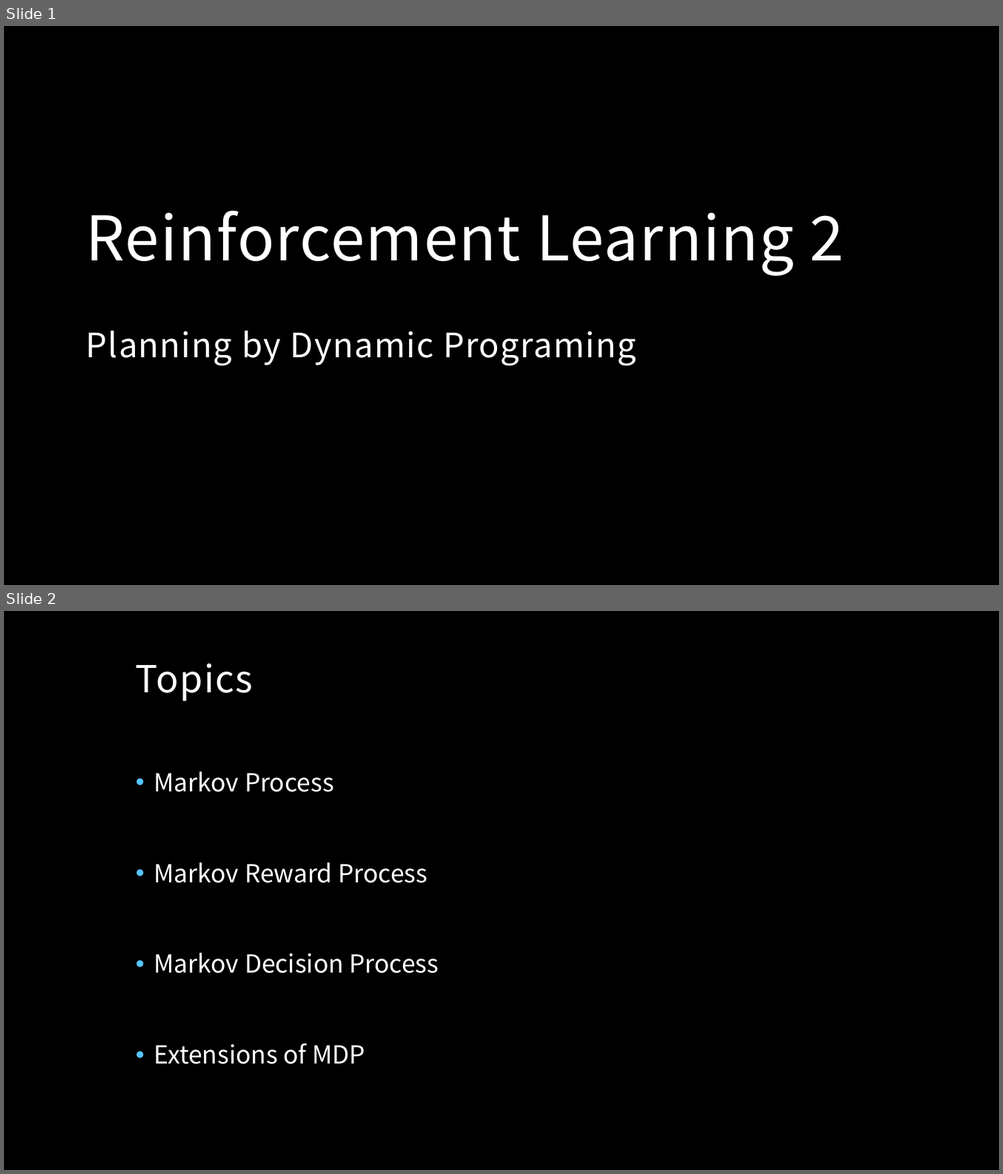
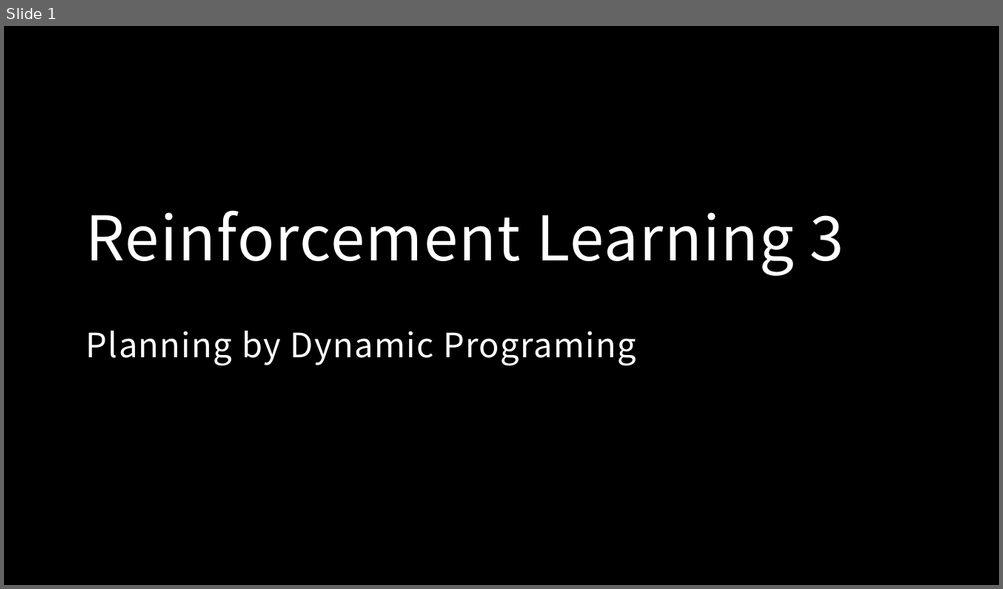
Before and after one commit to MacgyverLin/VintageComputer, a slide deck: Speech/Reinforcement Learning 3.pptx. Shown one above the other, each under a label of ours: slides 1 and 2 before the commit, slide 1 after it. The pictures are 1003x1174 and 1003x589 pixels, drawn with LibreOffice and Linux fonts; fonts in the diff are those of the drawing; background and template pictures are left out. Boxes give left, top, right and bottom in pixels: in the first picture for what was removed or moved away, otherwise in the second. Text is boxed around its words. In the diff, an @@ line names an element or a change of style, - is before the commit and + after.

```diff
--- a/Speech/Reinforcement Learning 3.pptx
+++ b/Speech/Reinforcement Learning 3.pptx
@@ slide 2 removed at [4,611,999,1170], background picture (left out) @@
@@ title removed at [136,664,253,701] @@
-Topics
@@ text removed at [154,772,439,1065] @@
-• Markov Process
-• Markov Reward Process
-• Markov Decision Process
-• Extensions of MDP
@@ slide 1 changed as well @@
@@ title at [86,210,844,366]: text changed @@
-Reinforcement Learning 2
-Planning by Dynamic Programing
+Reinforcement Learning 3
+Planning by Dynamic Programing
```
Also in this commit, not shown: 1 slide added, 42 other slides removed.
